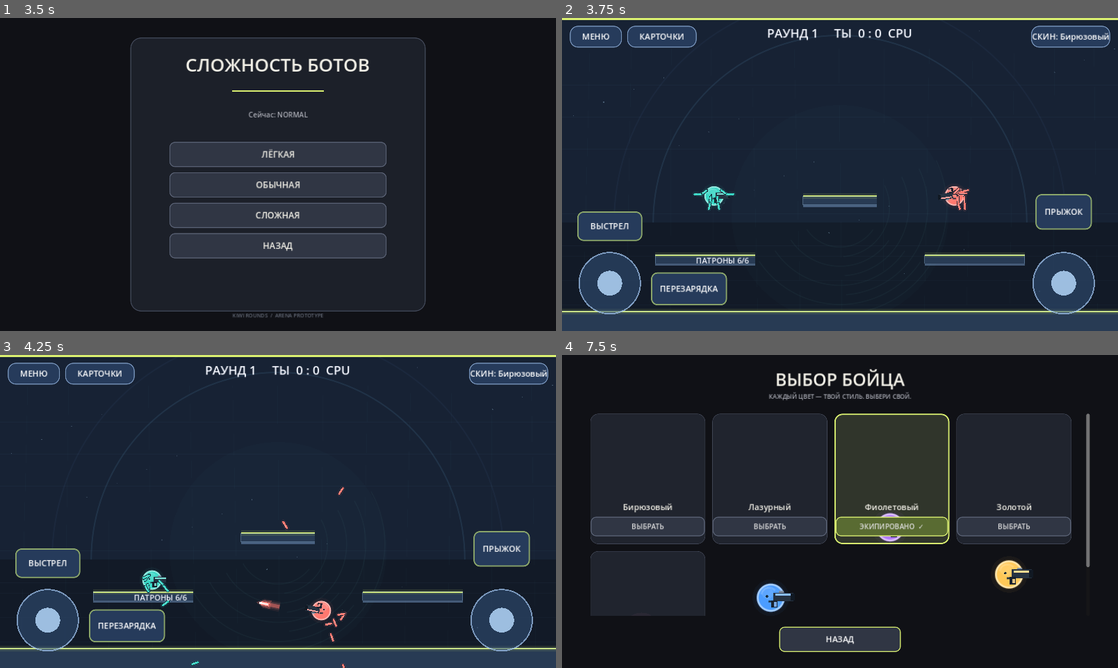
Above: before the commit, frames 1-4 (two rows, left to right).
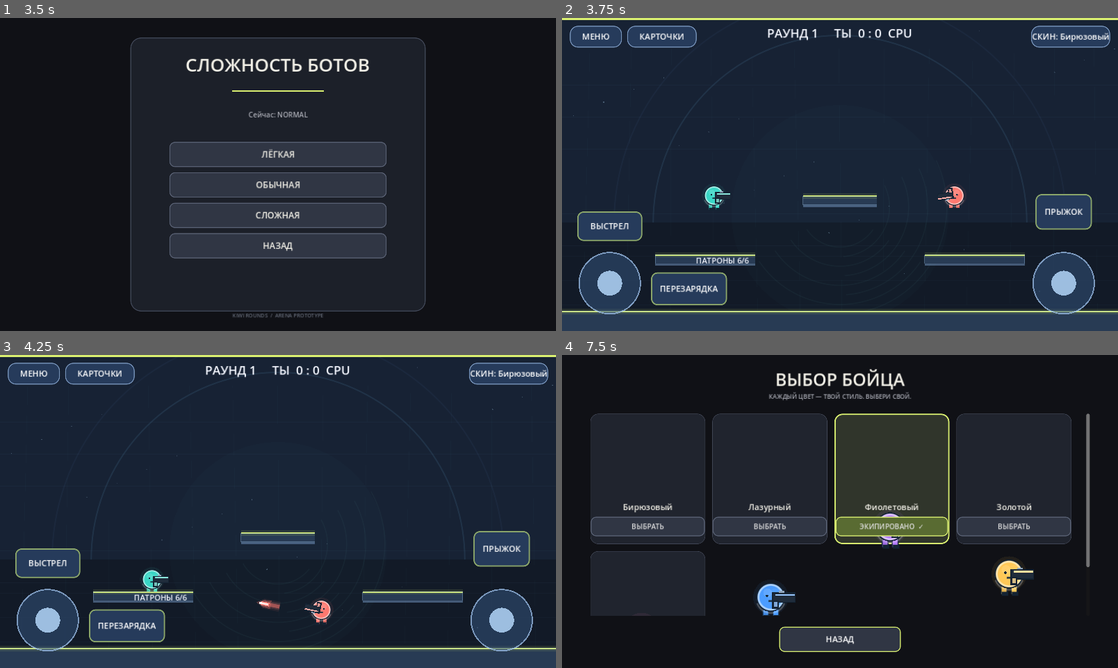
Above: after the commit, the same moments.

Repository: loslam-del/Kiwi-rounds
Game: Godot game, scene res://scenes/main.tscn
Two runs of this game, one before a commit and one after it. Both use one fixed random seed, a clock stepped at 60 frames per second and the inputs below.
Inputs:
- Up to frame 1 (3.5 s): click "ИГРАТЬ" at 0.5 s; click "ОНЛАЙН — ПОЗЖЕ" at 1.25 s; click "НАЗАД" at 2 s; click "ПРОТИВ БОТОВ" at 2.75 s
- Up to frame 2 (3.75 s): click "ЛЁГКАЯ" at 3.5 s
- Up to frame 3 (4.25 s): no input
- Up to frame 4 (7.5 s): click "СКИН: Бирюзовый" at 4.25 s; click "ЭКИПИРОВАНО ✓" at 5 s; click "ВЫБРАТЬ" at 5.75 s; click "ВЫБРАТЬ" at 6.5 s; click "ВЫБРАТЬ" at 7.25 s

Frame 1 is identical in both runs. In frame 2, 0.3% of the frame differs, in the area x 23-74%, y 53-62%; in frame 3, 0.4%; in frame 4, 0.6%, in the area x 35-85%, y 50-84%.
Error before the commit: Invalid assignment of property or key 'scale_amount' with value of type 'float' on a base object of type 'CPUParticles2D'. (res://scripts/pulse.gd:81)
Error after the commit: Invalid call. Nonexistent function 'apply_ragdoll_impulse' in base 'CharacterBody2D (ArenaPlayer)'. (res://scripts/pulse.gd:105)

Commit message:
Replace scattered physics ragdoll with unified animated fighter

Diff:
--- a/scripts/player.gd
+++ b/scripts/player.gd
@@ -64,11 +64,6 @@
 var ground_accel_scale := 1.0
 var wall_jump_scale := 1.0
 
-var ragdoll_anchor_body: StaticBody2D
-var ragdoll_parts: Array[RigidBody2D] = []
-var ragdoll_joints: Array[PinJoint2D] = []
-var ragdoll_root_joints: Array[PinJoint2D] = []
-var ragdoll_anchor_offsets: Array[Vector2] = []
 
 func _ready() -> void:
     collision_layer = 1
@@ -80,7 +75,6 @@
     core.radius = 21.0
     shape.shape = core
     add_child(shape)
-    call_deferred("_create_physics_ragdoll")
 
 func set_move(value: Vector2) -> void:
     move_stick = value
@@ -174,7 +168,6 @@
         else:
             start_reload()
     move_and_slide()
-    _sync_ragdoll_anchor_joints()
     if is_on_wall() and not is_on_floor() and velocity.y > 160.0:
         velocity.y = minf(velocity.y, 270.0)
     queue_redraw()
@@ -335,205 +328,75 @@
     hitstun_timer = 0.0
     bot_jump_hold_timer = 0.0
     air_jumps_left = 1 + extra_air_jumps
-    _rebuild_physics_ragdoll()
-
-func _rebuild_physics_ragdoll() -> void:
-    for joint in ragdoll_joints:
-        if is_instance_valid(joint):
-            joint.queue_free()
-    for part in ragdoll_parts:
-        if is_instance_valid(part):
-            part.queue_free()
-    ragdoll_parts.clear()
-    ragdoll_joints.clear()
-    if is_instance_valid(ragdoll_anchor_body):
-        ragdoll_anchor_body.queue_free()
-    ragdoll_anchor_body = null
-    ragdoll_root_joints.clear()
-    ragdoll_anchor_offsets.clear()
-    call_deferred("_create_physics_ragdoll")
-
-func _create_physics_ragdoll() -> void:
-    if not is_inside_tree():
-        return
-    var world := get_tree().current_scene
-    if world == null:
-        return
-    ragdoll_anchor_body = StaticBody2D.new()
-    ragdoll_anchor_body.name = "RagdollTorsoAnchor"
-    ragdoll_anchor_body.collision_layer = 0
-    ragdoll_anchor_body.collision_mask = 0
-    ragdoll_anchor_body.global_position = global_position
-    world.add_child(ragdoll_anchor_body)
-    _create_limb_chain(world, Vector2(-17.0, -5.0), -0.95, -0.72, 16.0, 15.0)
-    _create_limb_chain(world, Vector2(17.0, -5.0), 0.95, 0.72, 16.0, 15.0)
-    _create_limb_chain(world, Vector2(-7.5, 10.0), -0.12, -0.08, 15.0, 13.0)
-    _create_limb_chain(world, Vector2(7.5, 10.0), 0.12, 0.08, 15.0, 13.0)
-    _sync_ragdoll_anchor_joints()
-
-func _create_limb_chain(world: Node, anchor_local: Vector2, upper_angle: float, lower_relative_angle: float, upper_length: float, lower_length: float) -> void:
-    var anchor := global_position + Vector2(anchor_local.x * facing, anchor_local.y)
-    var upper_direction := _limb_vector(upper_angle, 1.0).normalized()
-    var upper_center := anchor + upper_direction * (upper_length * 0.5)
-    var upper := _make_ragdoll_part(world, upper_length, upper_center, upper_angle)
-    var elbow := anchor + upper_direction * upper_length
-    var lower_angle := upper_angle + lower_relative_angle
-    var lower_direction := _limb_vector(lower_angle, 1.0).normalized()
-    var lower_center := elbow + lower_direction * (lower_length * 0.5)
-    var lower := _make_ragdoll_part(world, lower_length, lower_center, lower_angle)
-    _connect_ragdoll_parts(world, ragdoll_anchor_body, upper, anchor, true, anchor_local)
-    _connect_ragdoll_parts(world, upper, lower, elbow, false, Vector2.ZERO)
-
-func _make_ragdoll_part(world: Node, segment_length: float, at: Vector2, segment_angle: float) -> RigidBody2D:
-    var part := RigidBody2D.new()
-    part.name = "RagdollLimb"
-    part.global_position = at
-    var direction := _limb_vector(segment_angle, 1.0).normalized()
-    part.rotation = Vector2.DOWN.angle_to(direction)
-    part.mass = 0.075
-    var material := PhysicsMaterial.new()
-    material.friction = 0.55
-    material.bounce = 0.08
-    part.physics_material_override = material
-    part.gravity_scale = 1.0
-    part.linear_damp = 0.65
-    part.angular_damp = 2.0
-    part.collision_layer = 4
-    part.collision_mask = 7
-    part.can_sleep = false
-    part.continuous_cd = RigidBody2D.CCD_MODE_CAST_RAY
-    var collision := CollisionShape2D.new()
-    var capsule := CapsuleShape2D.new()
-    capsule.radius = 2.2
-    capsule.height = segment_length + 4.4
-    collision.shape = capsule
-    part.add_child(collision)
-    var limb_points := PackedVector2Array([Vector2(0.0,-segment_length*0.5),Vector2(0.0,segment_length*0.5)])
-    var shadow := Line2D.new()
-    shadow.name = "LimbGlow"
-    shadow.points = limb_points
-    shadow.width = 10.0
-    shadow.default_color = Color(body_color,0.14)
-    shadow.begin_cap_mode = Line2D.LINE_CAP_ROUND
-    shadow.end_cap_mode = Line2D.LINE_CAP_ROUND
-    shadow.antialiased = true
-    part.add_child(shadow)
-    var outline := Line2D.new()
-    outline.name = "LimbOutline"
-    outline.points = limb_points
-    outline.width = 7.0
-    outline.default_color = Color("#172332")
-    outline.begin_cap_mode = Line2D.LINE_CAP_ROUND
-    outline.end_cap_mode = Line2D.LINE_CAP_ROUND
-    outline.antialiased = true
-    part.add_child(outline)
-    var visual := Line2D.new()
-    visual.name = "LimbVisual"
-    visual.points = limb_points
-    visual.width = 4.5
-    visual.default_color = body_color
-    visual.begin_cap_mode = Line2D.LINE_CAP_ROUND
-    visual.end_cap_mode = Line2D.LINE_CAP_ROUND
-    visual.antialiased = true
-    part.add_child(visual)
-    var highlight := Line2D.new()
-    highlight.name = "LimbHighlight"
-    highlight.points = PackedVector2Array([Vector2(-0.9,-segment_length*0.34),Vector2(-0.9,segment_length*0.34)])
-    highlight.width = 1.1
-    highlight.default_color = Color(1.0,1.0,1.0,0.34)
-    highlight.begin_cap_mode = Line2D.LINE_CAP_ROUND
-    highlight.end_cap_mode = Line2D.LINE_CAP_ROUND
-    highlight.antialiased = true
-    part.add_child(highlight)
-    world.add_child(part)
-    ragdoll_parts.append(part)
-    add_collision_exceptions(part)
-    return part
-
-func add_collision_exceptions(part: RigidBody2D) -> void:
-    part.add_collision_exception_with(self)
-
-func apply_ragdoll_impulse(direction: Vector2, strength: float) -> void:
-    var impulse := direction.normalized() * strength
-    for i in range(ragdoll_parts.size()):
-        var part := ragdoll_parts[i]
-        if is_instance_valid(part):
-            var weight := 0.75 + float(i % 2) * 0.25
-            part.apply_central_impulse(impulse * weight / 8.0)
-            part.apply_torque_impulse(randf_range(-strength, strength) * 0.018)
-
-func _connect_ragdoll_parts(world: Node, body_a: PhysicsBody2D, body_b: PhysicsBody2D, at: Vector2, root_joint: bool, anchor_local: Vector2) -> void:
-    var joint := PinJoint2D.new()
-    joint.name = "RagdollPin"
-    joint.global_position = at
-    joint.softness = 0.035
-    joint.angular_limit_enabled = true
-    joint.angular_limit_lower = -1.35 if not root_joint else -1.05
-    joint.angular_limit_upper = 1.35 if not root_joint else 1.05
-    world.add_child(joint)
-    joint.node_a = joint.get_path_to(body_a)
-    joint.node_b = joint.get_path_to(body_b)
-    ragdoll_joints.append(joint)
-    if root_joint:
-        ragdoll_root_joints.append(joint)
-        ragdoll_anchor_offsets.append(anchor_local)
-
-func _sync_ragdoll_anchor_joints() -> void:
-    if is_instance_valid(ragdoll_anchor_body):
-        ragdoll_anchor_body.global_position = global_position
-    for i in range(mini(ragdoll_root_joints.size(), ragdoll_anchor_offsets.size())):
-        var joint := ragdoll_root_joints[i]
-        if is_instance_valid(joint):
-            var offset: Vector2 = ragdoll_anchor_offsets[i]
-            joint.global_position = global_position + Vector2(offset.x * facing, offset.y)
-
-func _limb_vector(angle: float, length: float) -> Vector2:
-    return Vector2(sin(angle), cos(angle)) * length
 
 func _draw() -> void:
-    var bob := sin(animation_time) * (1.4 if is_on_floor() and absf(velocity.x) > 35.0 else 0.7)
-    var center := Vector2(0.0, -7.0 + bob)
+    var moving := is_on_floor() and absf(velocity.x) > 35.0
+    var stride := sin(animation_time) if moving else 0.0
+    var bob := absf(stride) * 2.0 if moving else sin(animation_time * 2.0) * 0.7
+    var center := Vector2(0.0, -8.0 + bob)
+    var outline := Color("#142333")
     var face := Color("#102536")
     draw_set_transform(Vector2.ZERO, 0.0, Vector2(facing, 1.0))
-    # Character: layered enamel body, rim light and expressive face.
-    draw_circle(center, 29.0, Color(body_color, 0.045))
-    draw_circle(center, 24.0, Color(body_color, 0.10))
-    draw_circle(center, 21.0, body_color)
-    draw_circle(center + Vector2(-5.0,-7.0), 9.0, Color(1.0,1.0,1.0,0.10))
-    draw_arc(center, 20.8, 0.0, TAU, 48, body_color.lightened(0.48), 1.8, true)
-    draw_arc(center + Vector2(-3.0,-4.0), 12.0, PI*1.05, PI*1.78, 20, Color(1,1,1,0.18), 2.0, true)
-    draw_circle(center + Vector2(-6.0,-2.0), 1.9, face)
-    draw_circle(center + Vector2(6.0,-2.0), 1.9, face)
+
+    # A single coherent fighter silhouette: limbs are decorative drawing only,
+    # never separate physics bodies, so they cannot scatter across the arena.
+    var back_leg := Vector2(-8.0, 12.0)
+    var front_leg := Vector2(8.0, 12.0)
+    var back_foot := back_leg + Vector2(stride * 5.0, 12.0 + absf(stride) * 1.5)
+    var front_foot := front_leg + Vector2(-stride * 5.0, 12.0 + absf(stride) * 1.5)
+    draw_line(back_leg, back_foot, outline, 10.0, true)
+    draw_line(back_leg, back_foot, body_color.darkened(0.12), 6.5, true)
+    draw_line(front_leg, front_foot, outline, 10.0, true)
+    draw_line(front_leg, front_foot, body_color, 6.5, true)
+    draw_line(back_foot + Vector2(-3,0), back_foot + Vector2(6,0), outline, 5.0, true)
+    draw_line(front_foot + Vector2(-3,0), front_foot + Vector2(6,0), outline, 5.0, true)
+
+    var arm_swing := stride * 4.0
+    draw_line(Vector2(-15,-8), Vector2(-19-arm_swing,-1), outline, 9.0, true)
+    draw_line(Vector2(-15,-8), Vector2(-19-arm_swing,-1), body_color.darkened(0.12), 5.5, true)
+    draw_line(Vector2(14,-8), Vector2(19+arm_swing,-3), outline, 9.0, true)
+    draw_line(Vector2(14,-8), Vector2(19+arm_swing,-3), body_color.lightened(0.08), 5.5, true)
+
+    # Rounded armored body with a readable face and bright rim.
+    draw_circle(center, 28.0, Color(body_color, 0.07))
+    draw_circle(center, 23.0, outline)
+    draw_circle(center, 20.0, body_color)
+    draw_arc(center, 19.6, 0.0, TAU, 48, body_color.lightened(0.52), 1.8, true)
+    draw_circle(center + Vector2(-5.0,-7.0), 7.0, Color(1.0,1.0,1.0,0.12))
+    draw_circle(center + Vector2(-6.0,-2.0), 2.0, face)
+    draw_circle(center + Vector2(6.0,-2.0), 2.0, face)
     draw_line(center + Vector2(-3.0,6.0), center + Vector2(3.0,6.0), face, 1.8, true)
+    draw_arc(center + Vector2(0,2), 23.0, PI*0.12, PI*0.88, 28, Color(1,1,1,0.24), 1.3, true)
+
     if hit_flash > 0.0:
-        draw_circle(center,25.0,Color(1.0,0.45,0.34,hit_flash*0.24))
-        draw_arc(center,25.0,0.0,TAU,48,Color(1.0,0.82,0.72,hit_flash*0.8),2.2,true)
+        draw_circle(center, 26.0, Color(1.0,0.45,0.34,hit_flash*0.24))
+        draw_arc(center, 26.0, 0.0, TAU, 48, Color(1.0,0.82,0.72,hit_flash*0.8), 2.2, true)
     if reload_visual > 0.0:
-        draw_arc(center,27.0,-PI/2.0,-PI/2.0+TAU*(1.0-reload_visual),28,Color.WHITE,2.0,true)
-    # Weapon is drawn independently from the fighter so upgrades visibly change its silhouette.
+        draw_arc(center, 30.0, -PI/2.0, -PI/2.0+TAU*(1.0-reload_visual), 32, Color.WHITE, 2.4, true)
+
     var gun_aim := aim_input.normalized()
     if gun_aim == Vector2.ZERO:
         gun_aim = Vector2(facing,0.0)
     var gun_origin := Vector2(9.0 * facing, -8.0 + bob)
     draw_set_transform(gun_origin, gun_aim.angle(), Vector2.ONE)
-    var metal := Color("#263342")
-    var trim := body_color.lightened(0.35)
-    var barrel_len := 24.0 + float(weapon_level) * 2.5
-    draw_circle(Vector2(0,0), 15.0, Color(trim,0.10))
-    draw_rect(Rect2(-5,-7,barrel_len+8,14), metal)
-    draw_rect(Rect2(-2,-5,barrel_len+7,3), trim)
-    draw_rect(Rect2(barrel_len-1,-6,6,12), Color("#111923"))
-    draw_rect(Rect2(-8,5,10,12), Color("#17212e"))
-    draw_rect(Rect2(-4,8,5,7), trim.darkened(0.12))
-    draw_rect(Rect2(4,-10,8,3), Color("#7d8da1"))
+    var metal := Color("#202c3b")
+    var trim := body_color.lightened(0.42)
+    var barrel_len := 25.0 + float(weapon_level) * 3.0
+    draw_circle(Vector2(0,0), 14.0, Color(trim,0.12))
+    draw_rect(Rect2(-7,-8,barrel_len+12,17), outline)
+    draw_rect(Rect2(-5,-6,barrel_len+9,13), metal)
+    draw_rect(Rect2(-2,-5,barrel_len+6,3), trim)
+    draw_rect(Rect2(-7,5,11,13), outline)
+    draw_rect(Rect2(-4,7,6,8), trim.darkened(0.16))
+    draw_rect(Rect2(4,-10,9,3), Color("#91a5bb"))
     if weapon_level >= 1:
-        draw_rect(Rect2(5,-12,barrel_len-1,3), trim)
-        draw_circle(Vector2(barrel_len-3,0),5.0,Color(trim,0.35))
+        draw_rect(Rect2(7,-12,barrel_len-2,3), trim)
+        draw_circle(Vector2(barrel_len-2,0), 5.0, Color(trim,0.45))
     if weapon_level >= 2:
-        draw_rect(Rect2(9,7,barrel_len-8,3), Color("#d6e1ec"))
-        draw_circle(Vector2(2,-13),3.0,Color("#f4d36e"))
+        draw_rect(Rect2(8,8,barrel_len-8,3), Color("#d8e6f0"))
+        draw_circle(Vector2(2,-14), 3.5, Color("#ffe08a"))
     if weapon_level >= 3:
-        draw_arc(Vector2(10,0),18.0,-PI*0.75,PI*0.75,24,trim,2.4,true)
+        draw_arc(Vector2(10,0), 19.0, -PI*0.75, PI*0.75, 24, trim, 2.8, true)
     if muzzle_flash > 0.0:
         var flash_size := 8.0 + muzzle_flash * 90.0
         draw_colored_polygon(PackedVector2Array([Vector2(barrel_len+2,0),Vector2(barrel_len+flash_size,-flash_size*0.42),Vector2(barrel_len+flash_size*0.55,0),Vector2(barrel_len+flash_size,flash_size*0.42)]),Color("#fff0a8",0.9))
